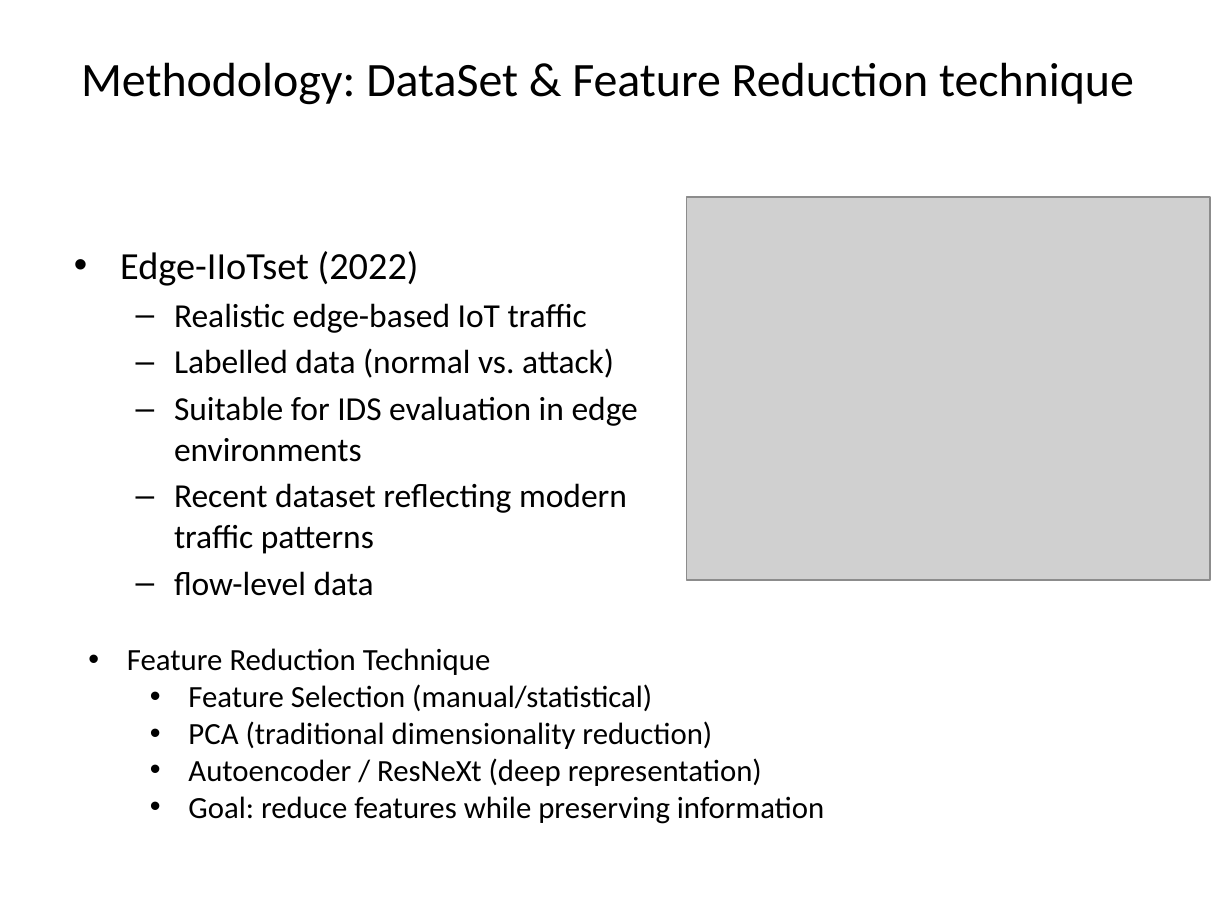
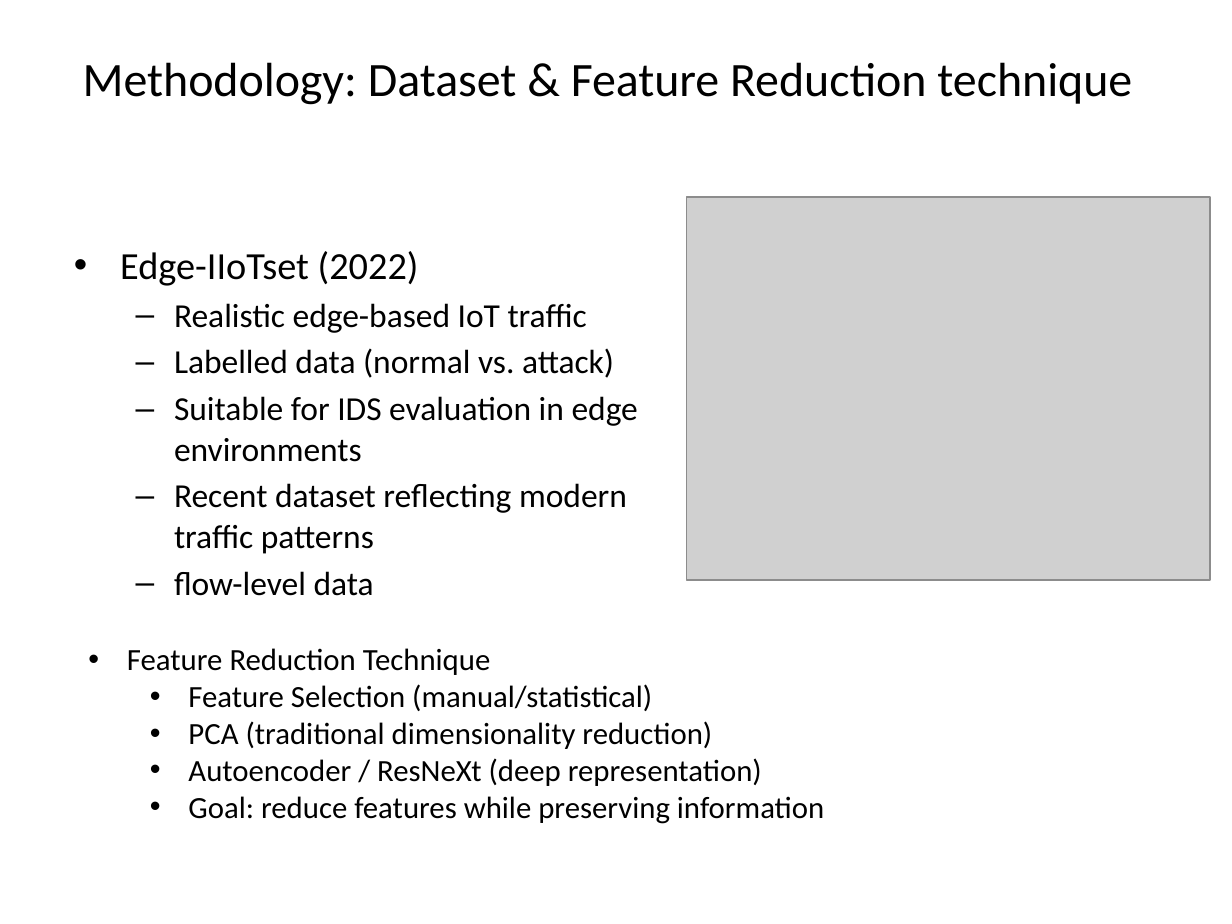
Before and after one commit to YMa10-ACS/Edge-IDS-Framework, a slide deck: slide 7 of Presentation/IoMT_IDS_Presentation.pptx. Drawn at 1232x924 pixels with LibreOffice and Linux fonts; fonts in the diff are those of the drawing; grey boxes stand for pictures. Boxes give left, top, right and bottom in pixels: in the first picture for what was removed or moved away, otherwise in the second. Text is boxed around its words. In the diff, an @@ line names an element or a change of style, - is before the commit and + after.

```diff
--- a/Presentation/IoMT_IDS_Presentation.pptx
+++ b/Presentation/IoMT_IDS_Presentation.pptx
@@ title at (83, 62, 1132, 105): text changed @@
-Methodology: DataSet & Feature Reduction technique
+Methodology: Dataset & Feature Reduction technique
```
Also in this commit, not shown: 2 other slides changed, 1 slide removed, 14 other files.
